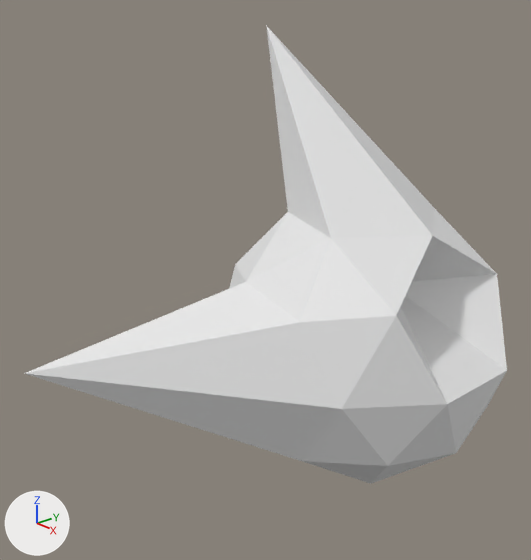
The Blender file Assignment3-First_Person_Platformer/Assets/Models/Mine.blend: old version first, new version second.
Camera for both pictures: a 50 mm lens placed at (3.06, -3.53, 3.3), pointed at (-0.45, -0.48, 1.48). The lights are fixed; the arrows at lower left show +X, +Y and +Z.
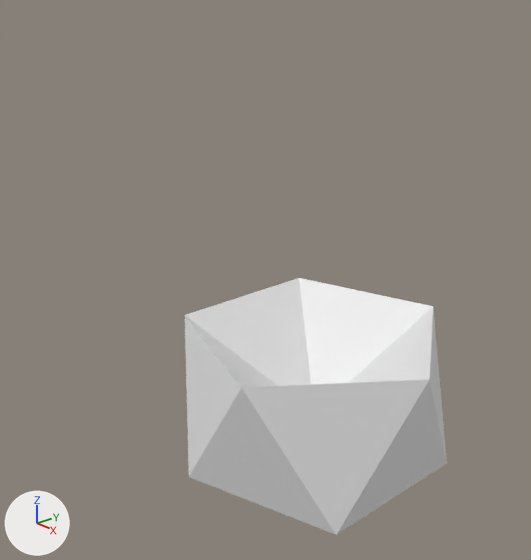
Edits to the bpy script that builds the scene:
```text
Change me_icosphere:
    used by ob_icosphere; location = (0.0, 0.0, 1.078)
    remove me_icosphere.from_pydata(...)  # 42 vertices, 80 faces; spans x -1.0..0.95, y -2.0..2.0, z -1.0..2.0
    add me_icosphere.from_pydata(...)  # 12 vertices, 20 faces; spans x -0.89..0.89, y -0.85..0.85, z -1.0..0.45
    me_icosphere part 1
    32 vertices are removed from x -1.0..0.95, y -2.0..2.0, z -0.85..2.0
    80 faces are deleted
    2 vertices are added at (0.89, 0.0, 0.45), (0.0, 0.0, -0.19)
    20 new faces join them
Change ob_icosphere:
    ob_icosphere.location: (0.0, 0.0, 1.078) -> (0.023, -0.457, 0.832)
```

Boxes [x1, y1, x2, y2] around the edits, measured in the pictures (531 x 560 px):
'Icosphere', reshaped, moved (46% narrower, 44% shorter)
    before: [24, 25, 507, 484]
    after: [185, 278, 447, 535]
